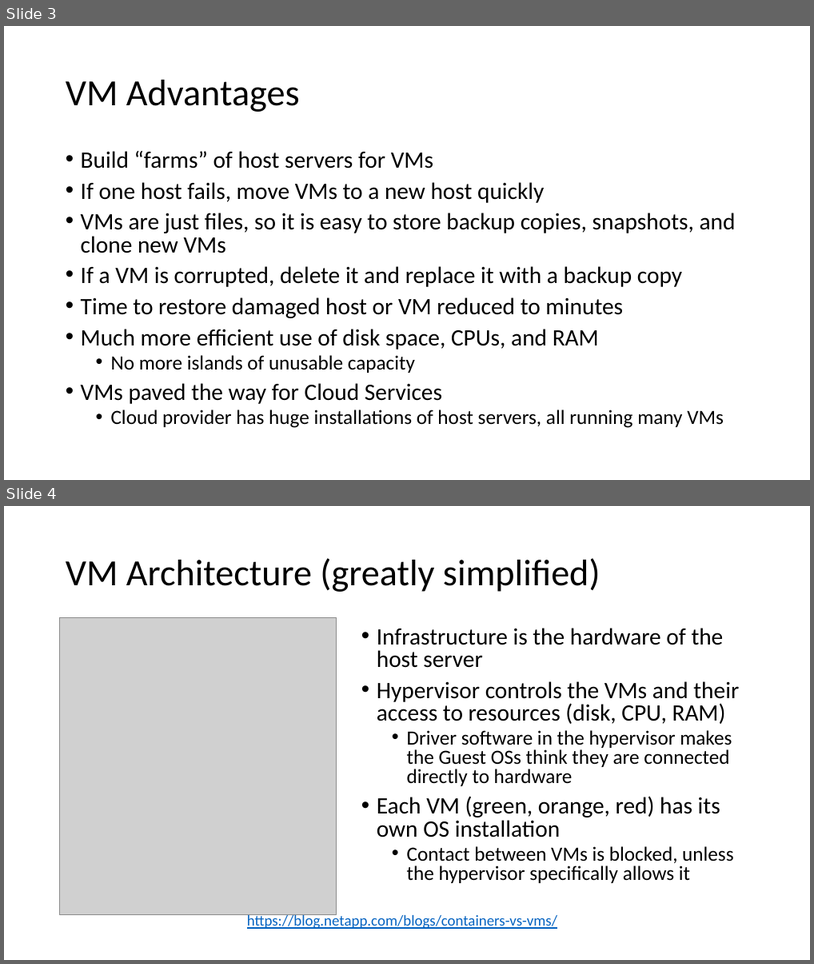
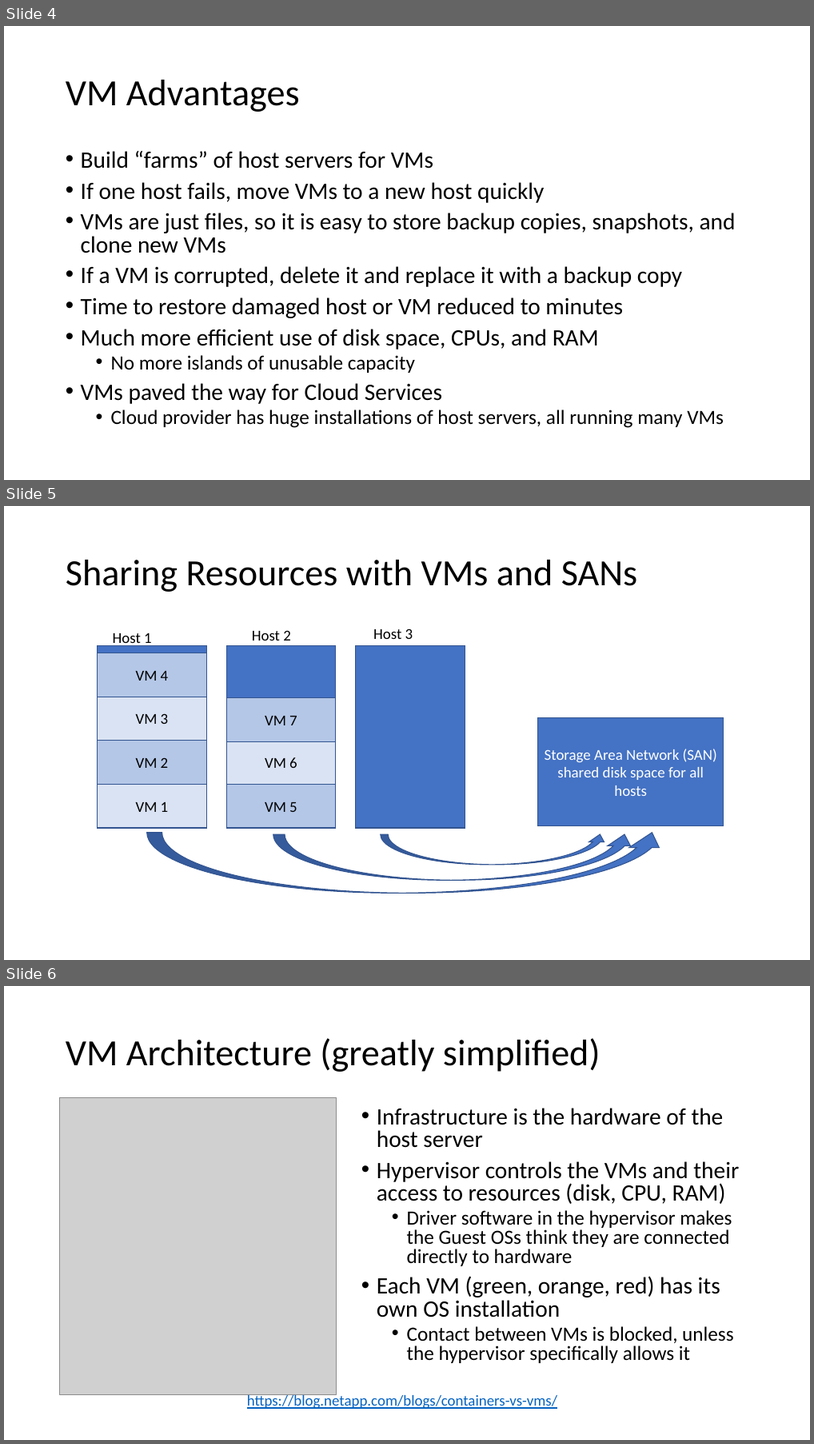
Before and after one commit to john-r2/CyberSec-Modules, a slide deck: 2.VM_Cloud/Virtual Machines.pptx. Shown one above the other, each under a label of ours: slides 3 and 4 before the commit, slides 4, 5 and 6 after it. The pictures are 814x964 and 814x1444 pixels, drawn with LibreOffice and Linux fonts; fonts in the diff are those of the drawing; grey boxes stand for pictures. Boxes give left, top, right and bottom in pixels: in the first picture for what was removed or moved away, otherwise in the second. Text is boxed around its words. In the diff, an @@ line names an element or a change of style, - is before the commit and + after.

```diff
--- a/2.VM_Cloud/Virtual Machines.pptx
+++ b/2.VM_Cloud/Virtual Machines.pptx
@@ slide 5 added at bbox=[4, 506, 810, 960], background #FFFFFF @@
@@ title added at bbox=[66, 560, 638, 592], 44 pt, text #000000 @@
+Sharing Resources with VMs and SANs
@@ rectangle added at bbox=[98, 645, 206, 828], fill #4472C4, outline #325491 1 pt @@
@@ text added at bbox=[113, 633, 152, 648], 18 pt, text #000000 @@
+Host 1
@@ rectangle added at bbox=[226, 645, 335, 828], fill #4472C4, outline #325491 1 pt @@
@@ text added at bbox=[252, 630, 291, 640], 18 pt, text #000000 @@
+Host 2
@@ rectangle added at bbox=[356, 645, 465, 828], fill #4472C4, outline #325491 1 pt @@
@@ text added at bbox=[374, 628, 414, 639], 18 pt, text #000000 @@
+Host 3
@@ rectangle added at bbox=[98, 652, 206, 696], fill #B4C7E7, outline #325491 1 pt, 18 pt, text #000000 @@
+VM 4
@@ rectangle added at bbox=[98, 696, 206, 740], fill #DAE3F3, outline #325491 1 pt, 18 pt, text #000000 @@
+VM 3
@@ rectangle added at bbox=[226, 698, 335, 742], fill #B4C7E7, outline #325491 1 pt, 18 pt, text #000000 @@
+VM 7
@@ rectangle added at bbox=[538, 718, 724, 826], fill #4472C4, outline #325491 1 pt, 18 pt, text #FFFFFF @@
+Storage Area Network (SAN) shared disk space for all hosts
@@ rectangle added at bbox=[98, 740, 206, 784], fill #B4C7E7, outline #325491 1 pt, 18 pt, text #000000 @@
+VM 2
@@ rectangle added at bbox=[226, 740, 335, 784], fill #DAE3F3, outline #325491 1 pt, 18 pt, text #000000 @@
+VM 6
@@ rectangle added at bbox=[98, 784, 206, 828], fill #DAE3F3, outline #325491 1 pt, 18 pt, text #000000 @@
+VM 1
@@ rectangle added at bbox=[226, 784, 335, 828], fill #B4C7E7, outline #325491 1 pt, 18 pt, text #000000 @@
+VM 5
@@ curved up arrow added at bbox=[146, 832, 668, 892], fill #4472C4, outline #325491 1 pt @@
@@ curved up arrow added at bbox=[274, 834, 636, 880], fill #4472C4, outline #325491 1 pt @@
@@ curved up arrow added at bbox=[381, 834, 608, 864], fill #4472C4, outline #325491 1 pt @@
@@ what was slide 3 is now slide 4 @@
@@ what was slide 4 is now slide 6 @@
```
Also in this commit, not shown: 2 slides changed, 1 other slide added, 3 other files.
